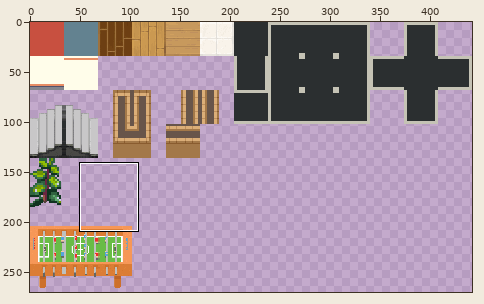
File history of a sprite sheet, tilesets/custom_tileset_1.png. Above, an overview of the earlier version with the close-up marked.
Close-up. First the earlier version:
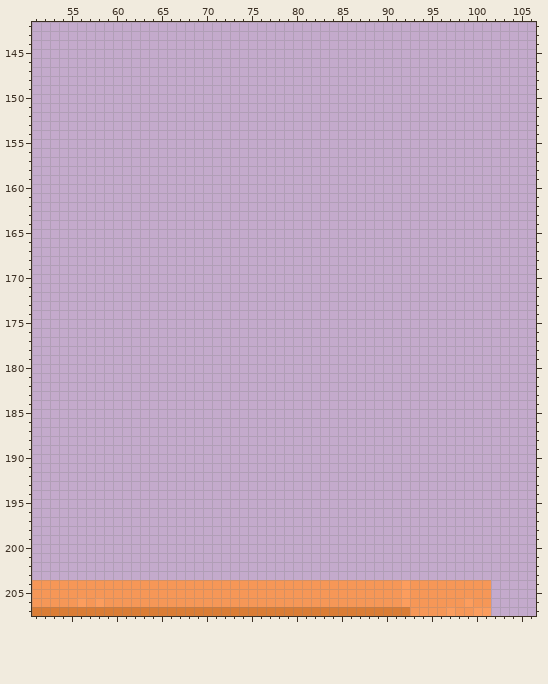
The file is 442x340 pixels. Colours within 5 levels of each other are drawn and written as one. Shown: x 51..106, y 142..207. The wide view leaves out empty margins.
After:
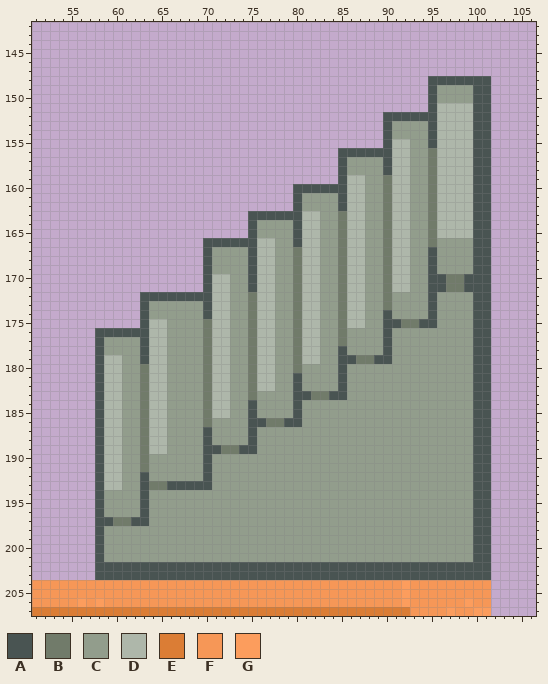
Palette (. is transparent): A #495452  B #717b6a  C #929d8c  D #aeb7aa  E #db7d35  F #f69757  G #fc9d5d
Edits made:
@@ x 51..106 @@
 147 ........................................................
-148 ........................................................
-149 ........................................................
-150 ........................................................
-151 ........................................................
-152 ........................................................
-153 ........................................................
-154 ........................................................
-155 ........................................................
-156 ........................................................
-157 ........................................................
-158 ........................................................
-159 ........................................................
-160 ........................................................
-161 ........................................................
-162 ........................................................
-163 ........................................................
-164 ........................................................
-165 ........................................................
-166 ........................................................
-167 ........................................................
-168 ........................................................
-169 ........................................................
-170 ........................................................
-171 ........................................................
-172 ........................................................
-173 ........................................................
-174 ........................................................
-175 ........................................................
-176 ........................................................
-177 ........................................................
-178 ........................................................
-179 ........................................................
-180 ........................................................
-181 ........................................................
-182 ........................................................
-183 ........................................................
-184 ........................................................
-185 ........................................................
-186 ........................................................
-187 ........................................................
-188 ........................................................
-189 ........................................................
-190 ........................................................
-191 ........................................................
-192 ........................................................
-193 ........................................................
-194 ........................................................
-195 ........................................................
-196 ........................................................
-197 ........................................................
-198 ........................................................
-199 ........................................................
-200 ........................................................
-201 ........................................................
-202 ........................................................
-203 ........................................................
+148 ............................................AAAAAAA.....
+149 ............................................ACCCCAA.....
+150 ............................................ACCCCAA.....
+151 ............................................ADDDDAA.....
+152 .......................................AAAAAADDDDAA.....
+153 .......................................ACCCCADDDDAA.....
+154 .......................................ACCCCADDDDAA.....
+155 .......................................ADDCCADDDDAA.....
+156 ..................................AAAAAADDCCBDDDDAA.....
+157 ..................................ACCCCADDCCBDDDDAA.....
+158 ..................................ACCCCADDCCBDDDDAA.....
+159 ..................................ADDCCBDDCCBDDDDAA.....
+160 .............................AAAAAADDCCBDDCCBDDDDAA.....
+161 .............................ACCCCADDCCBDDCCBDDDDAA.....
+162 .............................ACCCCADDCCBDDCCBDDDDAA.....
+163 ........................AAAAAADDCCBDDCCBDDCCBDDDDAA.....
+164 ........................ACCCCADDCCBDDCCBDDCCBDDDDAA.....
+165 ........................ACCCCADDCCBDDCCBDDCCBDDDDAA.....
+166 ...................AAAAAADDCCADDCCBDDCCBDDCCBCCCCAA.....
+167 ...................ACCCCADDCCBDDCCBDDCCBDDCCACCCCAA.....
+168 ...................ACCCCADDCCBDDCCBDDCCBDDCCACCCCAA.....
+169 ...................ACCCCADDCCBDDCCBDDCCBDDCCACCCCAA.....
+170 ...................ADDCCADDCCBDDCCBDDCCBDDCCAABBAAA.....
+171 ...................ADDCCADDCCBDDCCBDDCCBDDCCAABBAAA.....
+172 ............AAAAAAAADDCCBDDCCBDDCCBDDCCBCCCCACCCCAA.....
+173 ............ACCCCCCADDCCBDDCCBDDCCBDDCCBCCCCACCCCAA.....
+174 ............ACCCCCCADDCCBDDCCBDDCCBDDCCACCCCACCCCAA.....
+175 ............ADDCCCCBDDCCBDDCCBDDCCBDDCCAABBAACCCCAA.....
+176 .......AAAAAADDCCCCBDDCCBDDCCBDDCCBCCCCACCCCCCCCCAA.....
+177 .......ACCCCADDCCCCBDDCCBDDCCBDDCCBCCCCACCCCCCCCCAA.....
+178 .......ACCCCADDCCCCBDDCCBDDCCBDDCCACCCCACCCCCCCCCAA.....
+179 .......ADDCCADDCCCCBDDCCBDDCCBDDCCAABBAACCCCCCCCCAA.....
+180 .......ADDCCBDDCCCCBDDCCBDDCCBCCCCACCCCCCCCCCCCCCAA.....
+181 .......ADDCCBDDCCCCBDDCCBDDCCACCCCACCCCCCCCCCCCCCAA.....
+182 .......ADDCCBDDCCCCBDDCCBDDCCACCCCACCCCCCCCCCCCCCAA.....
+183 .......ADDCCBDDCCCCBDDCCBCCCCAABBAACCCCCCCCCCCCCCAA.....
+184 .......ADDCCBDDCCCCBDDCCACCCCACCCCCCCCCCCCCCCCCCCAA.....
+185 .......ADDCCBDDCCCCBDDCCACCCCACCCCCCCCCCCCCCCCCCCAA.....
+186 .......ADDCCBDDCCCCBCCCCAABBAACCCCCCCCCCCCCCCCCCCAA.....
+187 .......ADDCCBDDCCCCACCCCACCCCCCCCCCCCCCCCCCCCCCCCAA.....
+188 .......ADDCCBDDCCCCACCCCACCCCCCCCCCCCCCCCCCCCCCCCAA.....
+189 .......ADDCCBDDCCCCAABBAACCCCCCCCCCCCCCCCCCCCCCCCAA.....
+190 .......ADDCCBCCCCCCACCCCCCCCCCCCCCCCCCCCCCCCCCCCCAA.....
+191 .......ADDCCBCCCCCCACCCCCCCCCCCCCCCCCCCCCCCCCCCCCAA.....
+192 .......ADDCCACCCCCCACCCCCCCCCCCCCCCCCCCCCCCCCCCCCAA.....
+193 .......ADDCCABBAAAAACCCCCCCCCCCCCCCCCCCCCCCCCCCCCAA.....
+194 .......ACCCCACCCCCCCCCCCCCCCCCCCCCCCCCCCCCCCCCCCCAA.....
+195 .......ACCCCACCCCCCCCCCCCCCCCCCCCCCCCCCCCCCCCCCCCAA.....
+196 .......ACCCCACCCCCCCCCCCCCCCCCCCCCCCCCCCCCCCCCCCCAA.....
+197 .......AABBAACCCCCCCCCCCCCCCCCCCCCCCCCCCCCCCCCCCCAA.....
+198 .......ACCCCCCCCCCCCCCCCCCCCCCCCCCCCCCCCCCCCCCCCCAA.....
+199 .......ACCCCCCCCCCCCCCCCCCCCCCCCCCCCCCCCCCCCCCCCCAA.....
+200 .......ACCCCCCCCCCCCCCCCCCCCCCCCCCCCCCCCCCCCCCCCCAA.....
+201 .......ACCCCCCCCCCCCCCCCCCCCCCCCCCCCCCCCCCCCCCCCCAA.....
+202 .......AAAAAAAAAAAAAAAAAAAAAAAAAAAAAAAAAAAAAAAAAAAA.....
+203 .......AAAAAAAAAAAAAAAAAAAAAAAAAAAAAAAAAAAAAAAAAAAA.....
 204 FFFFFFFFFFFFFFFFFFFFFFFFFFFFFFFFFFFFFFFFFGFFFFFFFFF.....
Pixel boxes of the changes (left, top, right, bottom) in both close-ups:
added: (95, 76, 491, 580)
